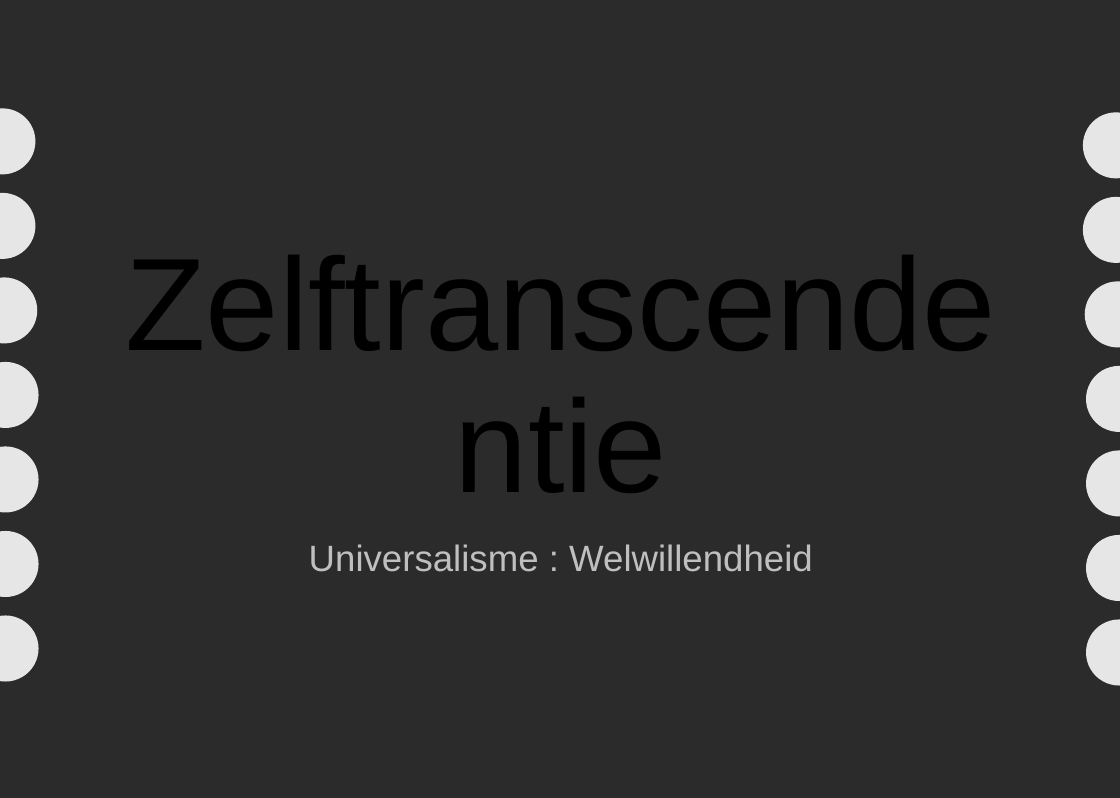
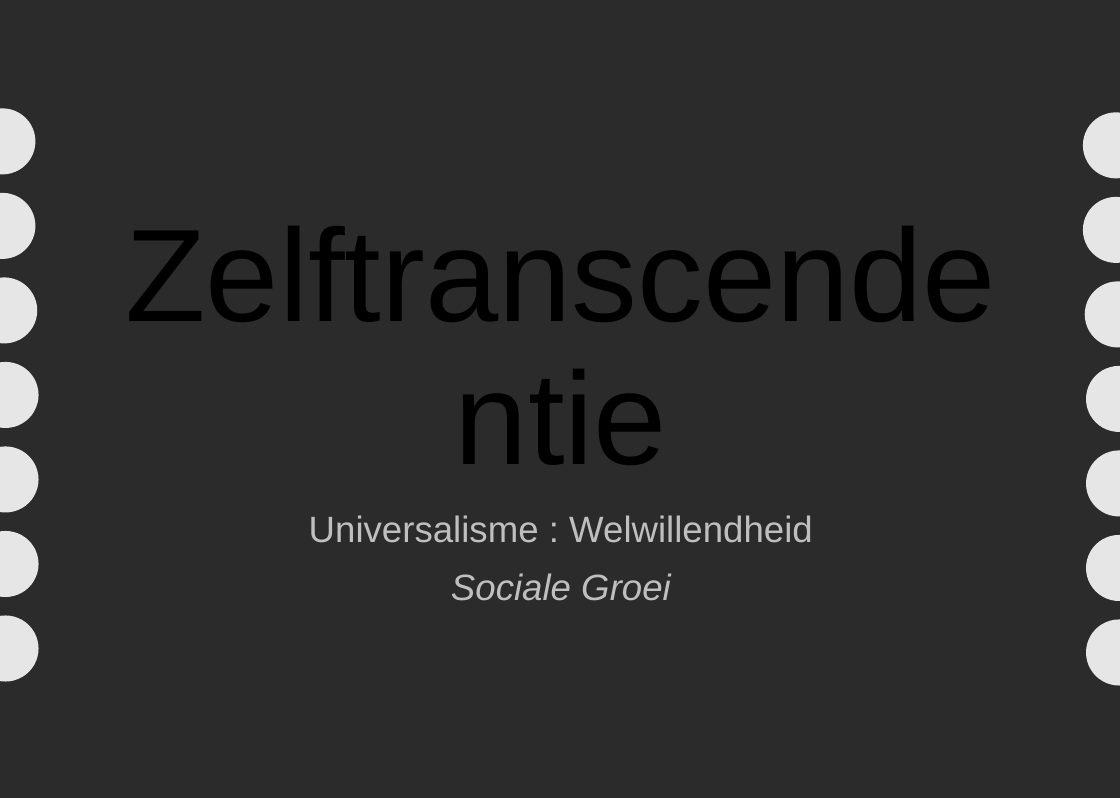
Before and after one commit to ScrumFacilitators/Schwartz-Universal-Values, a slide deck: slide 9 of Schwartz Basis Menselijke Waarden.pptx. Drawn at 1120x798 pixels with LibreOffice and Linux fonts; fonts in the diff are those of the drawing; background and template pictures are left out; a plain dark background stands for a picture behind light text. Boxes give left, top, right and bottom in pixels: in the first picture for what was removed or moved away, otherwise in the second. Text is boxed around its words. In the diff, an @@ line names an element or a change of style, - is before the commit and + after.

```diff
--- a/Schwartz Basis Menselijke Waarden.pptx
+++ b/Schwartz Basis Menselijke Waarden.pptx
@@ text at <box>451,573,671,601</box>: paragraph added @@
+Sociale Groei
```
Also in this commit, not shown: 4 other slides changed, 2 other files.
